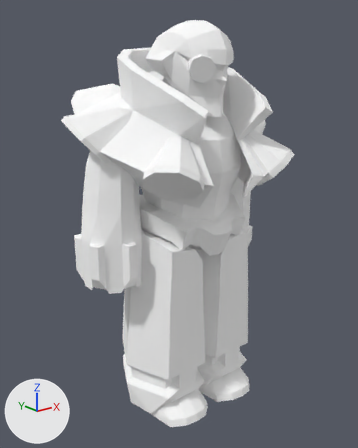
What one commit did to the glTF model packages/bootleg-toys/public/kitbash/F020_025_busterm19.glb.
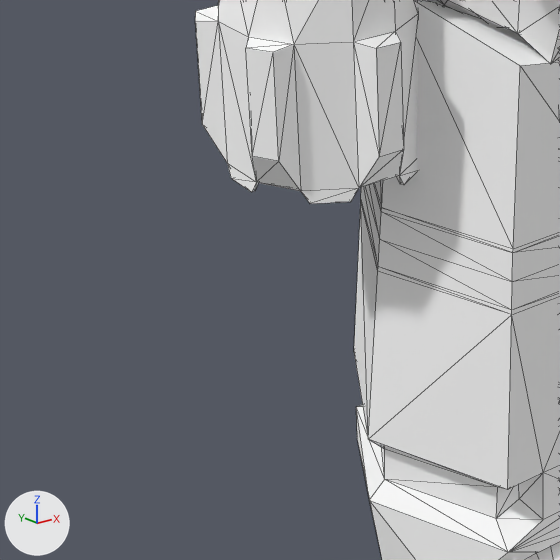
There are two pictures of each version: one whole from a 50 mm lens placed at (-1.6, -1.94, 1.78), pointed at (0.01, 0.07, 0.97), one close up on the part from 4% to 52% of the width and 52% to 90% of the height. The lights are fixed; the arrows at lower left show +X, +Y and +Z. The last two pictures show the newer version. The close-ups show mesh edges as thin lines.

Objects in the first close-up: 'body'.
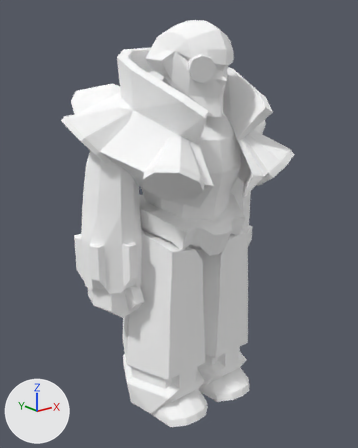
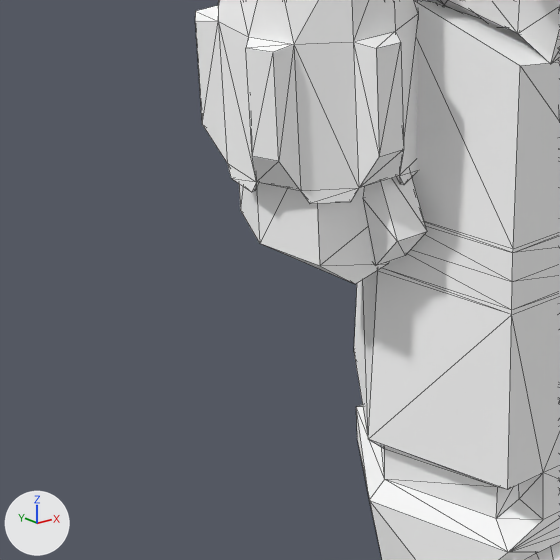
What differs and where, as boxes (x1, y1, x2, y2) in the close-ups (560 x 560 px):
part 1 of me_mesh_0, added: after (239, 183, 389, 284)
part 2 of me_mesh_0, added: after (363, 172, 427, 266)

Patch to the scene script:
```diff
--- a/packages/bootleg-toys/public/kitbash/F020_025_busterm19.glb.py
+++ b/packages/bootleg-toys/public/kitbash/F020_025_busterm19.glb.py
@@ me_mesh_0 @@
 # used by ob_body; location = (0.0, 0.0, 0.0)
-me_mesh_0.from_pydata(...)  # 952 vertices, 1834 faces; spans x -0.61..0.61, y -0.42..0.58, z 0.0..1.99
+me_mesh_0.from_pydata(...)  # 1008 vertices, 1926 faces; spans x -0.61..0.61, y -0.42..0.58, z 0.0..1.99
+# me_mesh_0 part 1: a new loose piece of 16 vertices spanning x -0.52..-0.26, y -0.03..0.21, z 0.59..0.85, in mat_material_0 (white #ffffff)
+# me_mesh_0 part 2
+# 24 vertices are added at x -0.41..0.35, y -0.09..0.06, z 0.6..0.8
+# 36 new faces join them
+# other edits to the shape of me_mesh_0 do not show in these pictures
 me_mesh_0.materials.append(mat_material_0)
```
